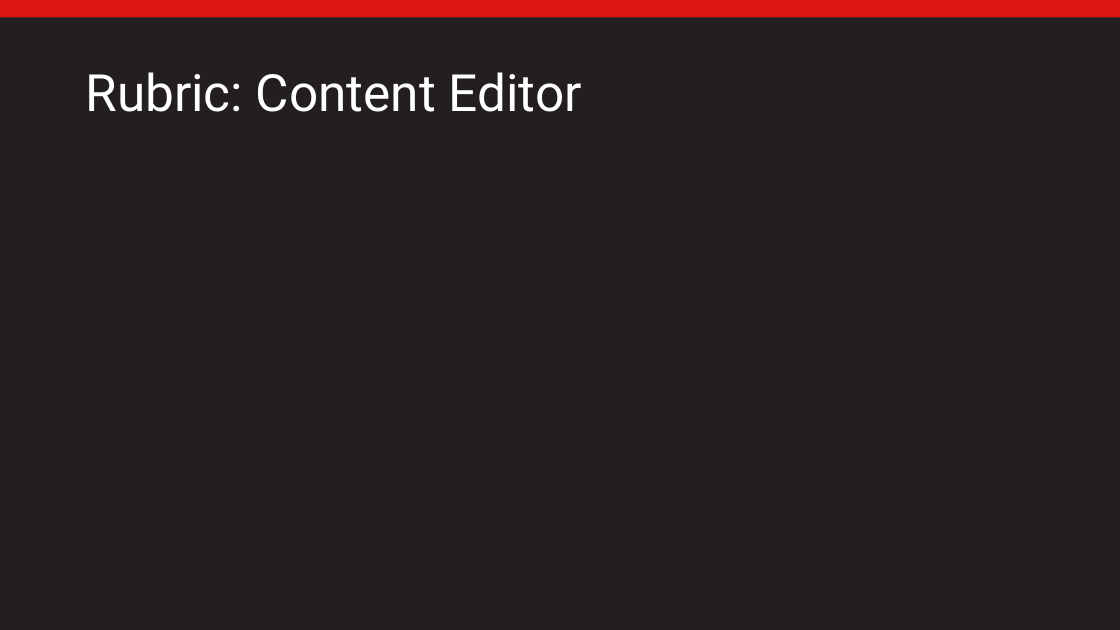
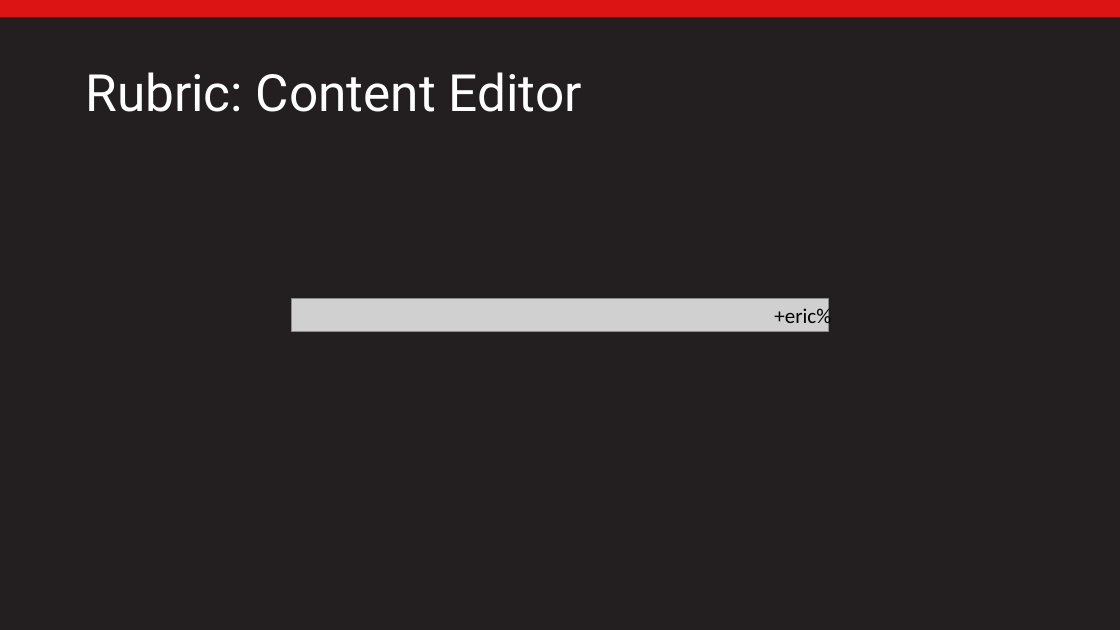
Before and after one commit to egleiser/DemonParasol, a slide deck: slide 11 of documents/Presentations/SegmentPresentation/SegmentPresentation.pptx. Drawn at 1120x630 pixels with LibreOffice and Linux fonts; fonts in the diff are those of the drawing; grey boxes stand for pictures. Boxes give left, top, right and bottom in pixels: in the first picture for what was removed or moved away, otherwise in the second. Text is boxed around its words. In the diff, an @@ line names an element or a change of style, - is before the commit and + after.

```diff
--- a/documents/Presentations/SegmentPresentation/SegmentPresentation.pptx
+++ b/documents/Presentations/SegmentPresentation/SegmentPresentation.pptx
@@ picture added at (x1=292, y1=299, x2=828, y2=332) @@
@@ text added at (x1=774, y1=306, x2=831, y2=330), 18 pt, text #000000 @@
++eric%
```
Also in this commit, not shown: 5 other slides changed, 14 other files.
